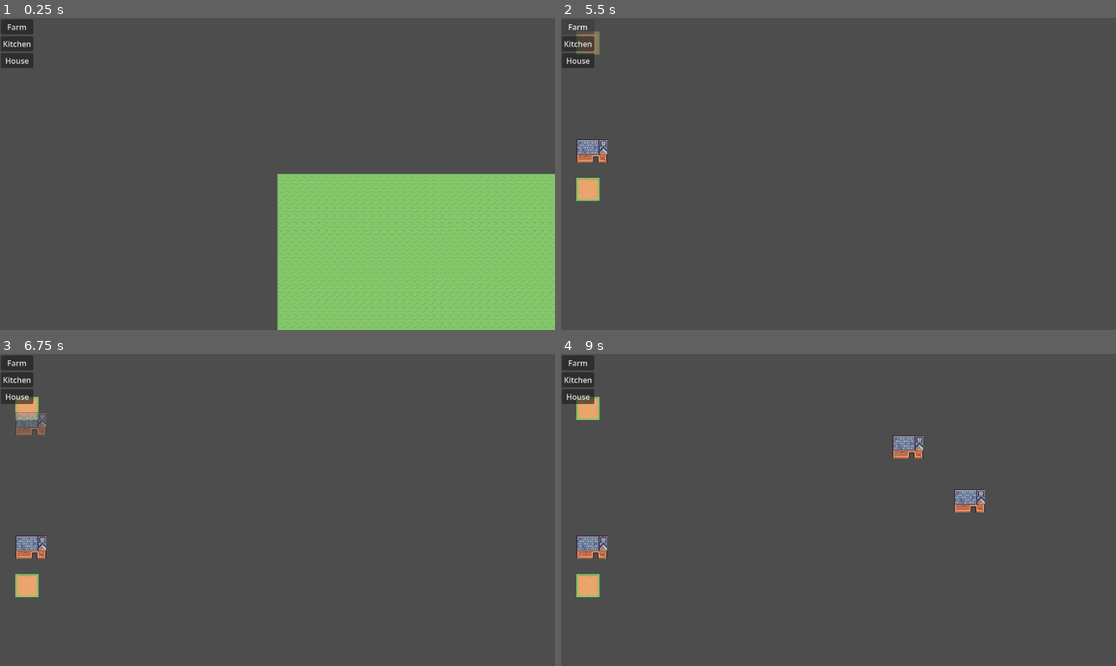
Above: before the commit, frames 1-4 (two rows, left to right).
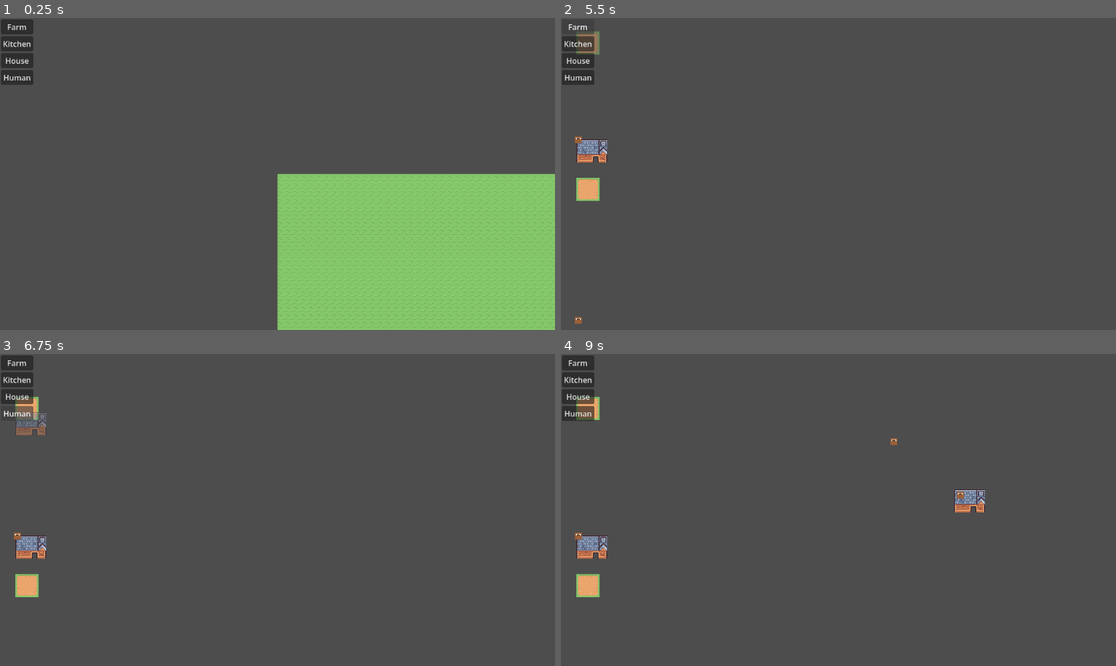
Above: after the commit, the same moments.

Repository: amandodaw/ZombieDefenseSim
Game: Godot game, scene res://scenes/world.tscn
Same seed, same stepped clock (60 frames per second), same inputs: the game is played once before the commit and once after it.
Inputs (mouse positions are in pixels of both pictures, inside the frame that each line leads up to):
- Up to frame 1 (0.25 s): no input
- Up to frame 2 (5.5 s): click "Farm" at 0.5 s; click "House" at 1.25 s; click (577, 77) at 2 s, where only the run after the commit has a clickable "Human"; click "Farm" at 2.75 s; click "House" at 3.5 s; click (577, 77) at 4.25 s, where only the run after the commit has a clickable "Human"; click "Farm" at 5 s
- Up to frame 3 (6.75 s): click "House" at 5.75 s; click (16, 413) at 6.5 s, where only the run after the commit has a clickable "Human"
- Up to frame 4 (9 s): tap Enter at 7.25, 8.75 s; move the mouse to (960, 494) at 7.27 s; click (960, 494) at 7.35 s; right-click (960, 494) at 7.55 s; tap Space at 8 s; move the mouse to (727, 525) at 8.02 s; right-click (727, 525) at 8.1 s; click (727, 525) at 8.3 s; move the mouse to (894, 441) at 8.77 s; click (894, 441) at 8.85 s

The runs differ from the first frame. In frame 1, 0.3% of the frame differs, in the area x 0-7%, y 16-22%; in frame 2, 0.3%; in frame 3, 0.2%; in frame 4, 0.7%, in the area x 0-73%, y 16-60%.

Commit message:
Añadido spawn basico humano y componentes basicos acciones

Diff:
--- /dev/null
+++ b/scenes/human.tscn
@@ -0,0 +1,6 @@
+[gd_scene format=3 uid="uid://coketh7kbjw1c"]
+
+[ext_resource type="Texture2D" uid="uid://ciytounqc5rhk" path="res://resources/Human2.png" id="1_swaxu"]
+
+[node name="Human" type="Sprite2D" unique_id=1157191588]
+texture = ExtResource("1_swaxu")
--- a/scripts/WorkPlaceType.gd
+++ /dev/null
@@ -1 +0,0 @@
-class_name WorkplaceType
--- /dev/null
+++ b/scripts/components/action_component.gd
@@ -0,0 +1,3 @@
+class_name ActionComponent
+
+var actions : Array[GoapAction] = []
--- /dev/null
+++ b/scripts/components/goal_component.gd
@@ -0,0 +1,3 @@
+class_name GoalComponent
+
+var has_objective : bool = false
--- /dev/null
+++ b/scripts/components/goap_action.gd
@@ -0,0 +1,6 @@
+class_name GoapAction
+
+var nombre : String
+var coste : int
+var precondiciones : Dictionary
+var efectos : Dictionary
--- a/scripts/components/input_component.gd
+++ b/scripts/components/input_component.gd
@@ -3,16 +3,19 @@
 enum Buildings {
 	FARM,
 	KITCHEN,
-	HOUSE
+	HOUSE,
+	HUMAN
 }
 
 const BUILDING_NAMES = {
 	Buildings.FARM: "Farm",
 	Buildings.KITCHEN: "Kitchen",
-	Buildings.HOUSE: "House"
+	Buildings.HOUSE: "House",
+	Buildings.HUMAN: "Human"
 }
 
 var build_mode : bool = false
 var selected_building : Buildings
 var confirm_order : bool = false
 var abort_order : bool = false
+var spawn_human : bool = false
--- /dev/null
+++ b/scripts/components/sprite_component.gd
@@ -0,0 +1,3 @@
+class_name SpriteComponent
+
+var sprite : Sprite2D
--- /dev/null
+++ b/scripts/components/wander_action.gd
@@ -0,0 +1,10 @@
+class_name WanderAction
+extends GoapAction
+
+func _init():
+	nombre = "deambular"
+	coste = 1
+	precondiciones = {
+		"has_objective": false
+	}
+	efectos = {}
--- /dev/null
+++ b/scripts/components/world_state_component.gd
@@ -0,0 +1,3 @@
+class_name WorldStateComponent
+
+var has_objective : bool = false
--- /dev/null
+++ b/scripts/systems/goap_system.gd
@@ -0,0 +1,7 @@
+class_name GoapSystem
+
+func update(world: World, delta):
+	for entity in world.query(
+		[GoalComponent]
+	):
+		pass
--- a/scripts/systems/input_system.gd
+++ b/scripts/systems/input_system.gd
@@ -9,9 +9,14 @@
 		if player_input.build_mode:
 			print(map.local_to_map(world.get_global_mouse_position()))
 			player_input.confirm_order = true
+		if player_input.spawn_human:
+			world.create_human(world.get_global_mouse_position())
+			player_input.spawn_human = false
 	if Input.is_action_just_pressed("right_click"):
 		if player_input.build_mode and !player_input.abort_order:
 			player_input.build_mode = false
 			player_input.abort_order = true
+		if player_input.spawn_human:
+			player_input.spawn_human = false
 	if Input.is_action_just_pressed("build_menu"):
 		ui.visible = !ui.visible
--- /dev/null
+++ b/scripts/systems/physics_system.gd
@@ -0,0 +1,24 @@
+class_name PhysicsSystem
+
+func update(world, delta):
+
+	for e in world.query([
+		MovementComponent,
+		SpriteComponent,
+		PositionComponent
+	]):
+
+		var mov = world.get_component(e, MovementComponent)
+		var sprite = world.get_component(e, SpriteComponent).sprite
+		var pos = world.get_component(e, PositionComponent)
+
+		var dir = mov.direction
+		if dir != Vector2.ZERO:
+			dir = dir.normalized()
+
+		if sprite==null:
+			return
+		var sprite_velocity = dir * mov.speed
+		sprite.global_position += sprite_velocity * delta
+
+		pos.value = sprite.global_position
--- a/scripts/ui.gd
+++ b/scripts/ui.gd
@@ -30,10 +30,13 @@
 	print(opcion)
 	var input : InputComponent = world.get_component(world.player_id, InputComponent)
 
-	var order = world.create_entity()
-	var build_order_comp = BuildOrderComponent.new()
-	build_order_comp.type = opcion
-	world.add(order, build_order_comp)
-	world.add(order, PositionComponent.new())
-	input.build_mode = true
-	input.selected_building = opcion
+	if opcion==input.Buildings.HUMAN:
+		input.spawn_human = true
+	else:
+		var order = world.create_entity()
+		var build_order_comp = BuildOrderComponent.new()
+		build_order_comp.type = opcion
+		world.add(order, build_order_comp)
+		world.add(order, PositionComponent.new())
+		input.build_mode = true
+		input.selected_building = opcion
--- a/scripts/world.gd
+++ b/scripts/world.gd
@@ -7,6 +7,8 @@
 @onready var building_map = $MapLayers/BuildingLayer
 @onready var preview_map = $MapLayers/PreviewLayer
 @onready var ui = $UI/Control
+
+var human_scene : PackedScene = preload("res://scenes/human.tscn")
 
 var player_id : int = 0
 # =========================================================
@@ -89,16 +91,19 @@
 var input_system : InputSystem
 var building_system : BuildingSystem
 var ui_system : UISystem
+var physics_system : PhysicsSystem
 
 func _ready() -> void:
 	input_system = InputSystem.new()
 	building_system = BuildingSystem.new()
 	ui_system = UISystem.new()
+	physics_system = PhysicsSystem.new()
 
 	ui.world = self
 
 	register_system(input_system)
 	register_system(building_system)
+	register_system(physics_system)
 	#register_system(ui_system)
 
 	create_player()
@@ -111,3 +116,14 @@
 func create_player() -> void :
 	player_id = create_entity()
 	add(player_id, InputComponent.new())
+
+func create_human(pos : Vector2i) -> void:
+	var human_id = create_entity()
+	add(human_id, PositionComponent.new())
+	add(human_id, MovementComponent.new())
+	var sprite = SpriteComponent.new()
+	add(human_id, sprite)
+	var human = human_scene.instantiate()
+	sprite = human
+	sprite.global_position = pos
+	add_child(human)
Binary file added: resources/Human2.png
Not shown, added: resources/Human2.png.import
Not shown, removed: scripts/WorkPlaceType.gd.uid
Not shown, added: scripts/components/action_component.gd.uid
Not shown, added: scripts/components/goal_component.gd.uid
Not shown, added: scripts/components/goap_action.gd.uid
Not shown, added: scripts/components/sprite_component.gd.uid
Not shown, added: scripts/components/wander_action.gd.uid
Not shown, added: scripts/components/world_state_component.gd.uid
Not shown, added: scripts/systems/goap_system.gd.uid
Not shown, added: scripts/systems/physics_system.gd.uid
